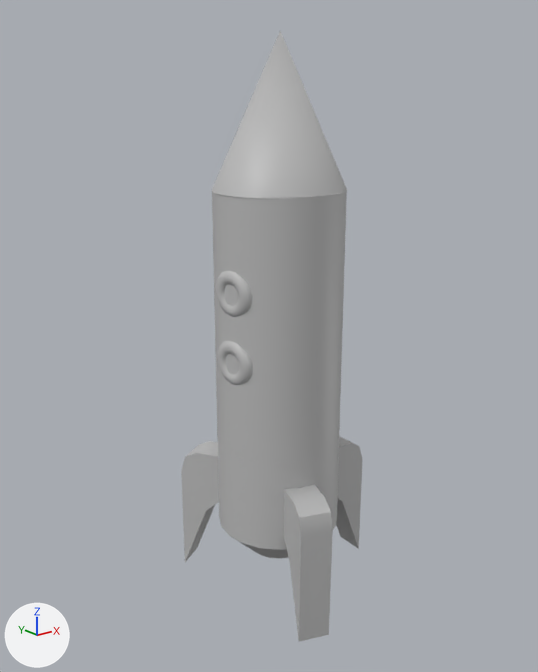
Two versions of the FBX model Assets/Resources/Models/Rocket/rocket.fbx, one commit apart.
Before and after are seen from a 50 mm camera at (-0.0712, -0.0865, 0.0794) aimed at (-0.0011, 0.0011, 0.0444). Arrows for +X, +Y and +Z are at lower left; the lights stay in place. Where no turn or scale is listed for an object, it has been applied to the vertices.

The first picture shows 'chamber', 'fin', 'fin1', 'fin2', 'thruster', 'top1__haha_me_too_', 'window1', 'window2'.
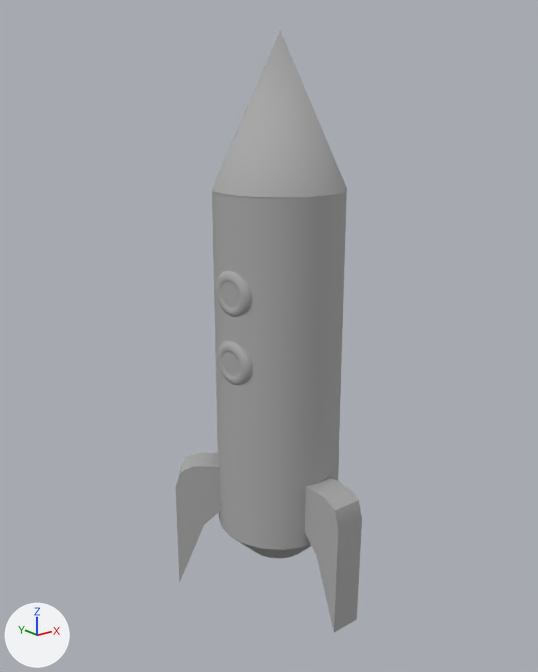
Where the newer file only moved an object's origin or applied its transform, the numbers keep the older frame.

What changed in the scene script:
```text
Change mat_lambert1:
    mat_lambert1.base_color: (0.5, 0.5, 0.5) -> (0.4, 0.4, 0.4)  # grey #bcbcbc -> grey #aaaaaa
    mat_lambert1.roughness: 0.5 -> 0.896
Change me_mesh_004:
    used by ob_fin1; location = (-0.006, 0.0103, 0.0072)
    remove me_mesh_004.from_pydata(...)  # 17 vertices, 11 faces; spans x -0.0047..0.0047, y -0.0056..0.0056, z -0.0065..0.0157
    add me_mesh_004.from_pydata(...)  # 17 vertices, 30 faces; spans x -0.0086..0.0023, y -0.0078..0.0024, z -0.0065..0.0157
    me_mesh_004 part 2: the whole mesh is rebuilt
Change me_mesh_005:
    used by ob_fin2; location = (0.0119, -0.0004, 0.0072)
    remove me_mesh_005.from_pydata(...)  # 17 vertices, 11 faces; spans x -0.0051..0.0051, y -0.0027..0.0027, z -0.0065..0.0157
    add me_mesh_005.from_pydata(...)  # 17 vertices, 30 faces; spans x -0.0061..0.0049, y 0.0002..0.008, z -0.0065..0.0157
    me_mesh_005 part 3
    16 vertices are removed from x -0.0051..0.0051, y -0.0027..0.0027, z -0.0065..0.0157
    11 faces are deleted
    1 vertex moves within x 0.0021, y 0.0024, z 0.0157
    16 vertices are added at x -0.0061..0.0049, y 0.0002..0.008, z -0.0065..0.0157
    30 new faces join them
Change me_mesh_003:
    used by ob_fin; location = (-0.0041, -0.0112, 0.0072)
    remove me_mesh_003.from_pydata(...)  # 17 vertices, 11 faces; spans x -0.0041..0.0041, y -0.0057..0.0055, z -0.0065..0.0158
    add me_mesh_003.from_pydata(...)  # 17 vertices, 30 faces; spans x 0.0016..0.0067, y -0.0058..0.0042, z -0.0065..0.0158
    me_mesh_003 part 1: the whole mesh is rebuilt
Change ob_thruster:
    ob_thruster.rotation_euler: (1.571, 0.0, -0.351) -> (1.571, 0.0, 0.0)  # degrees (90, 0, -20) -> degrees (90, 0, 0)
```

Boxes (x1, y1, x2, y2) around the edits, measured in the pictures (538 x 672 px):
'chamber', recoloured, surface changed: (212, 190, 347, 465) in both
'top1__haha_me_too_', recoloured, surface changed: (211, 32, 347, 199) in both
'fin', recoloured, surface changed, reshaped (16% wider): before (284, 484, 333, 641); after (305, 477, 362, 632)
'thruster', recoloured, surface changed, turned: before (218, 435, 340, 558); after (217, 438, 339, 558)
'fin1', recoloured, surface changed, reshaped: before (181, 441, 219, 562); after (176, 453, 221, 583)
'fin2', recoloured, surface changed, reshaped (not visible afterwards): before (336, 437, 362, 549)
'window1', recoloured, surface changed: (216, 271, 252, 317) in both
'window2', recoloured, surface changed: (217, 341, 253, 385) in both
'window1_glass', now drawn: after (221, 282, 239, 308)
'window2_glass', now drawn: after (223, 352, 239, 376)
